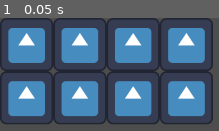
Above: before the commit, frame 1.
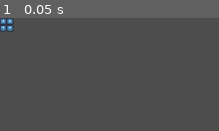
Above: after the commit, the same moment.

Repository: flowerFawn/Robot_game
Game: Godot game, scene res://dynamic_scene_assets/reusable_tilemap.tscn
Two runs of this game, one before a commit and one after it. Both use one fixed random seed, a clock stepped at 60 frames per second and the inputs below. This scene is started directly instead of the project's main scene. The engine's default icon, where the game draws it, is replaced by a stand-in: a white triangle on a blue panel in a dark square.
Inputs:
- Up to frame 1 (0.05 s): no input

The runs differ from the first frame. In frame 1, 55% of the frame differs, in the area x 0-98%, y 0-94%.

Commit message:
got the tilemap scene working
gonna rework test level and workshop using the tilemap now

Diff:
--- a/dynamic_scene_assets/reusable_tilemap.tres
+++ b/dynamic_scene_assets/reusable_tilemap.tres
@@ -9,7 +9,7 @@
 0:0/0 = 0
 0:0/0/physics_layer_0/linear_velocity = Vector2(0, 0)
 0:0/0/physics_layer_0/angular_velocity = 0.0
-0:0/0/physics_layer_0/polygon_0/points = PackedVector2Array(-56, -56, 56, -56, 56, 56, -56, 56)
+0:0/0/physics_layer_0/polygon_0/points = PackedVector2Array(-64, -64, 64, -64, 64, 64, -64, 64)
 
 [resource]
 tile_size = Vector2i(128, 128)
--- a/dynamic_scene_assets/reusable_tilemap.tscn
+++ b/dynamic_scene_assets/reusable_tilemap.tscn
@@ -3,6 +3,7 @@
 [ext_resource type="TileSet" uid="uid://c067g8q7ovhxk" path="res://dynamic_scene_assets/reusable_tilemap.tres" id="1_1dhsq"]
 
 [node name="ReusableTileMap" type="TileMap" groups=["floor"]]
+scale = Vector2(0.125, 0.125)
 tile_set = ExtResource("1_1dhsq")
 format = 2
-layer_0/tile_data = PackedInt32Array(65533, 0, 0, 65534, 0, 0, 65535, 0, 0, 0, 0, 0, 1, 0, 0, 2, 0, 0, 3, 0, 0, 65539, 0, 0, 65538, 0, 0, 65537, 0, 0, 65536, 0, 0, 131071, 0, 0, 131070, 0, 0, 131069, 0, 0)
+layer_0/tile_data = PackedInt32Array(65532, 0, 0, 65533, 0, 0, 65534, 0, 0, 65535, 0, 0, 0, 0, 0, 1, 0, 0, 65537, 0, 0, 65536, 0, 0, 131071, 0, 0, 131070, 0, 0, 131069, 0, 0, 131068, 0, 0)
